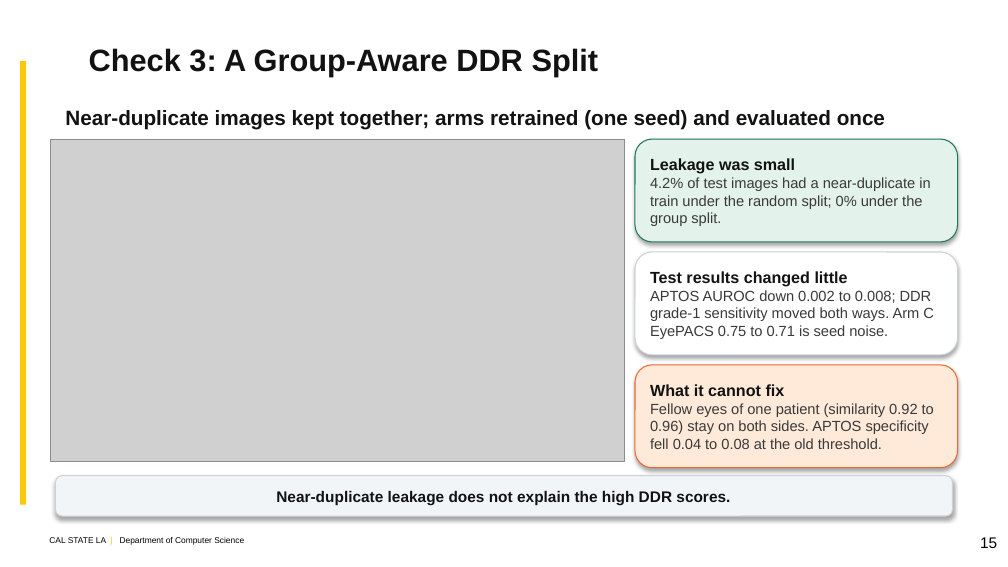
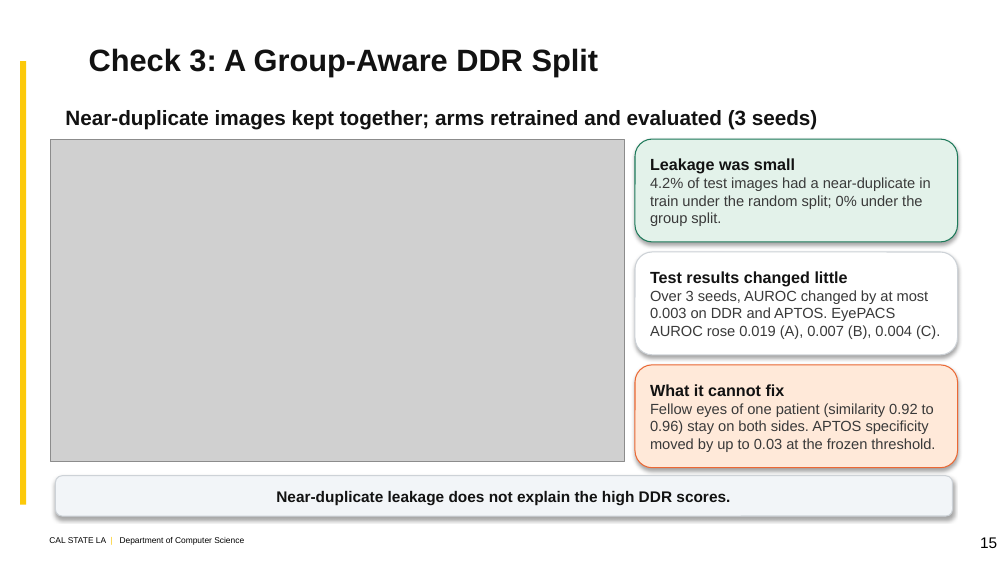
Before and after one commit to kazimab1/Early-DR, a slide deck: slide 15 of DR_Thesis_20min_v5.pptx. Drawn at 1008x567 pixels with LibreOffice and Linux fonts; fonts in the diff are those of the drawing; grey boxes stand for pictures; background and template pictures are left out. Boxes give left, top, right and bottom in pixels: in the first picture for what was removed or moved away, otherwise in the second. Text is boxed around its words. In the diff, an @@ line names an element or a change of style, - is before the commit and + after.

```diff
--- a/DR_Thesis_20min_v5.pptx
+++ b/DR_Thesis_20min_v5.pptx
@@ text at [65, 110, 817, 130]: text changed @@
-Near-duplicate images kept together; arms retrained (one seed) and evaluated once
+Near-duplicate images kept together; arms retrained and evaluated (3 seeds)
@@ text in rounded rectangle at [650, 290, 940, 339]: text changed @@
-APTOS AUROC down 0.002 to 0.008; DDR grade-1 sensitivity moved both ways. Arm C EyePACS 0.75 to 0.71 is seed noise.
+Over 3 seeds, AUROC changed by at most 0.003 on DDR and APTOS. EyePACS AUROC rose 0.019 (A), 0.007 (B), 0.004 (C).
@@ text in rounded rectangle at [650, 403, 935, 452]: text changed @@
-Fellow eyes of one patient (similarity 0.92 to 0.96) stay on both sides. APTOS specificity fell 0.04 to 0.08 at the old threshold.
+Fellow eyes of one patient (similarity 0.92 to 0.96) stay on both sides. APTOS specificity moved by up to 0.03 at the frozen threshold.
```
Also in this commit, not shown: 9 other files.
